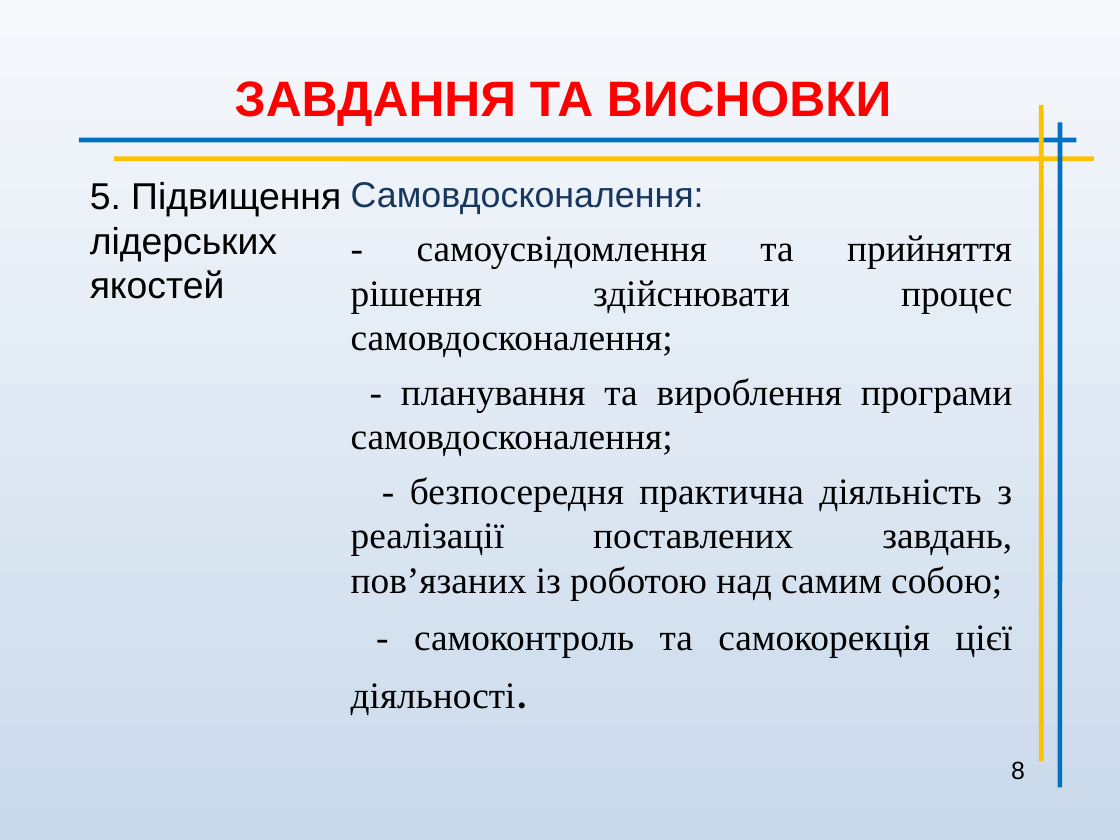
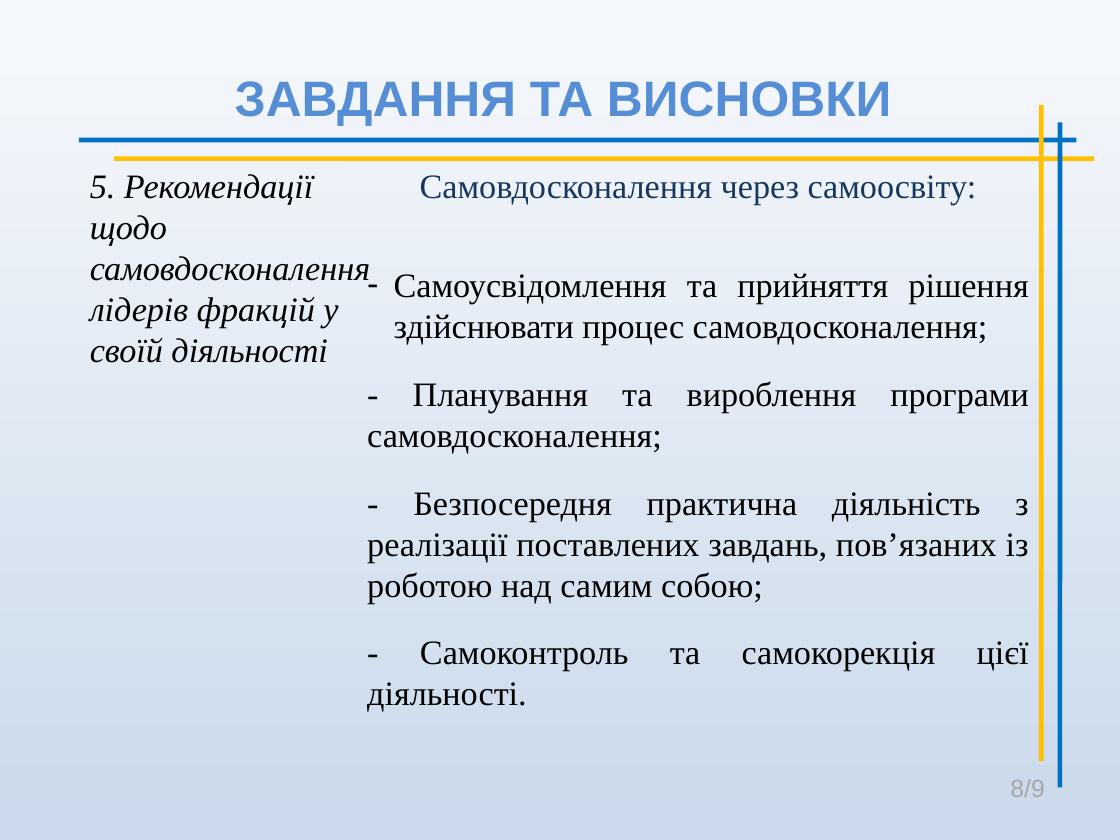
Before and after one commit to koliambrus/diploma, a slide deck: slide 8 of solomakhin.ppt. Drawn at 1120x840 pixels with LibreOffice and Linux fonts; fonts in the diff are those of the drawing. Boxes give left, top, right and bottom in pixels: in the first picture for what was removed or moved away, otherwise in the second. Text is boxed around its words. In the diff, an @@ line names an element or a change of style, - is before the commit and + after.

```diff
--- a/solomakhin.ppt
+++ b/solomakhin.ppt
@@ title "ЗАВДАННЯ ТА ВИСНОВКИ" at (235, 81, 891, 126): text colour #FF0000 to #558ED5 @@
@@ text added at (90, 174, 370, 363), 22 pt, text #000000, italic @@
+5. Рекомендації щодо самовдосконалення лідерів фракцій у своїй діяльності
@@ subtitle at (367, 175, 1029, 671): text changed; size 24 to 22 pt @@
-Самовдосконалення:
-- самоусвідомлення та прийняття рішення здійснювати процес самовдосконалення;
-- планування та вироблення програми самовдосконалення;
-- безпосередня практична діяльність з реалізації поставлених завдань, пов’язаних із роботою над самим собою;
-- самоконтроль та самокорекція цієї діяльності.
+Самовдосконалення через самоосвіту:
+– Самоусвідомлення та прийняття рішення здійснювати процес самовдосконалення;
+- Планування та вироблення програми самовдосконалення;
+- Безпосередня практична діяльність з реалізації поставлених завдань, пов’язаних із роботою над самим собою;
+- Самоконтроль та самокорекція цієї діяльності.
@@ text removed at (90, 182, 341, 299) @@
-5. Підвищення лідерських якостей
@@ page number at (1010, 779, 1044, 797): text changed; text colour #000000 to #A6A6A6 @@
-8
+8/9
```
Also in this commit, not shown: 5 other slides changed, 3 slides added, 3 slides removed, 2 other files.
